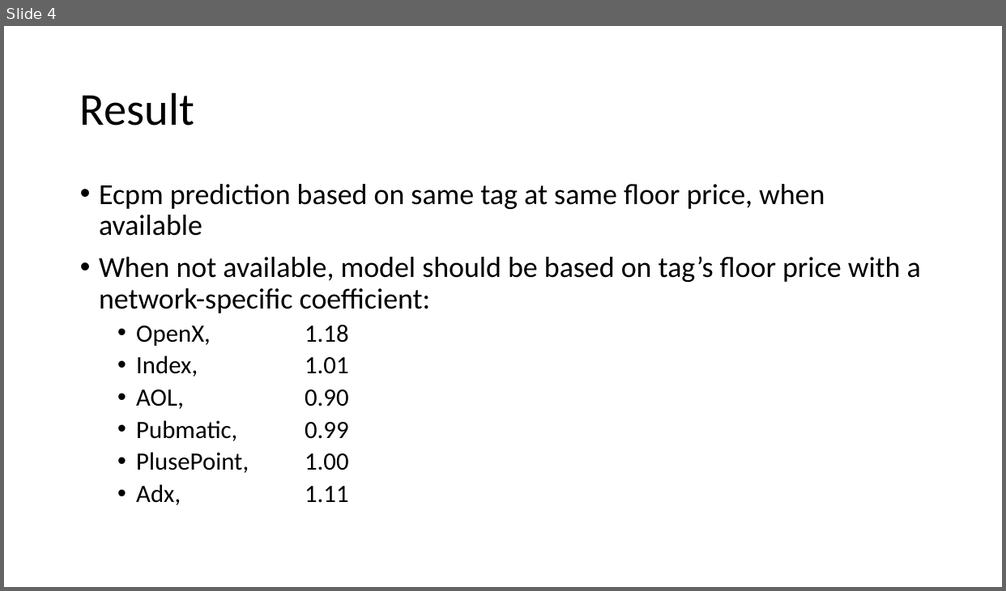
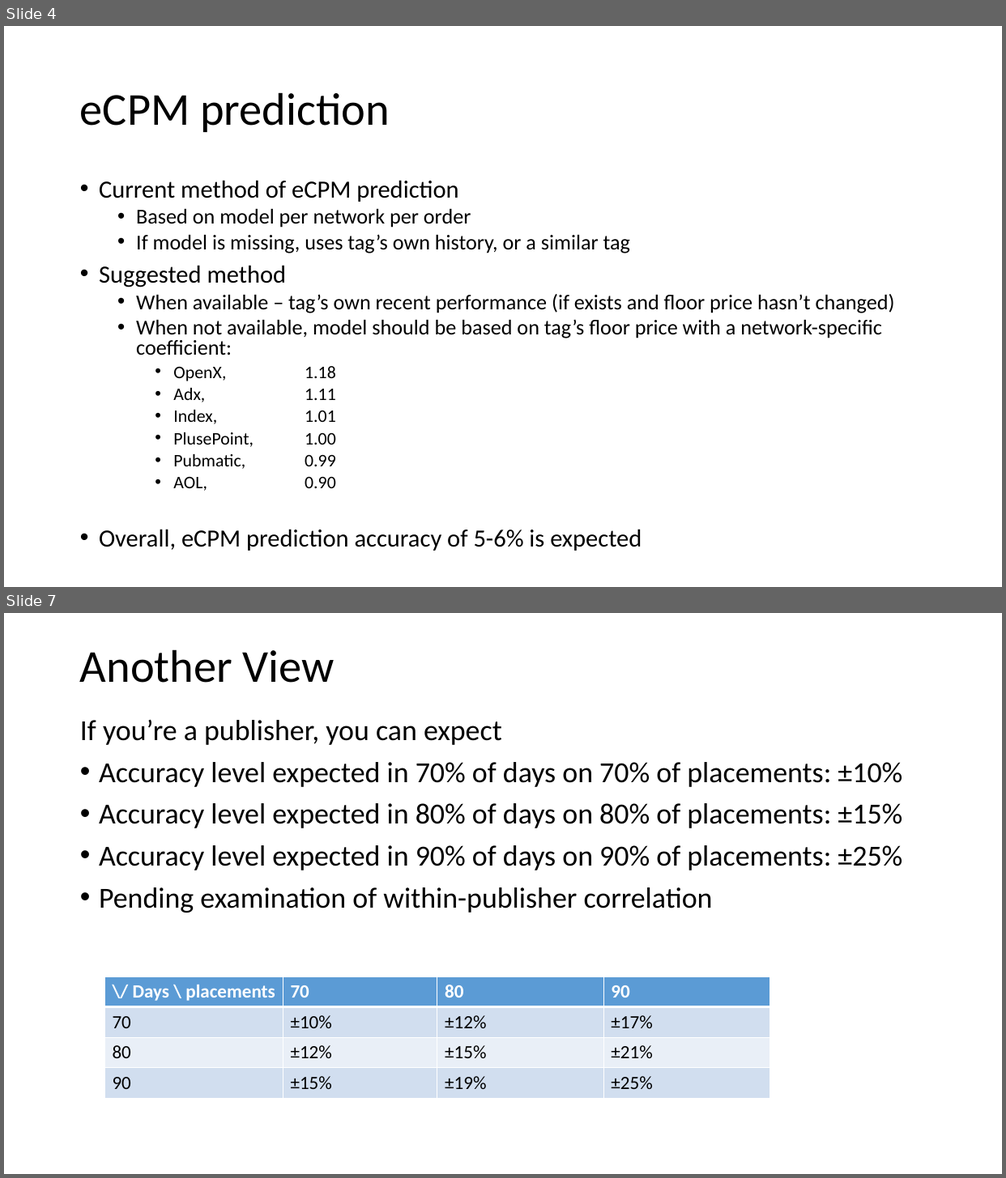
Before and after one commit to shahar-siegman/old_projects, a slide deck: RedShift/PublisherReport/served 1-day prediction using redshift data.pptx. Shown one above the other, each under a label of ours: slide 4 before the commit, slides 4 and 7 after it; the slides between them are not shown. The pictures are 1006x591 and 1006x1178 pixels, drawn with LibreOffice and Linux fonts; fonts in the diff are those of the drawing. Boxes give left, top, right and bottom in pixels: in the first picture for what was removed or moved away, otherwise in the second. Text is boxed around its words. In the diff, an @@ line names an element or a change of style, - is before the commit and + after.

Commit message:
publisher report: models for fill, cpm, and combined
Former-commit-id: b2d527a77d70e30c5354f2aabc211ba99ed11f73

```diff
--- a/RedShift/PublisherReport/served 1-day prediction using redshift data.pptx
+++ b/RedShift/PublisherReport/served 1-day prediction using redshift data.pptx
@@ slide 7 added at bbox=[4, 613, 1002, 1174], background #FFFFFF @@
@@ title added at bbox=[80, 649, 334, 683], 44 pt, text #000000 @@
+Another View
@@ text added at bbox=[80, 719, 902, 913], 28 pt, text #000000 @@
+If you’re a publisher, you can expect
+• Accuracy level expected in 70% of days on 70% of placements: ±10%
+• Accuracy level expected in 80% of days on 80% of placements: ±15%
+• Accuracy level expected in 90% of days on 90% of placements: ±25%
+• Pending examination of within-publisher correlation
@@ table added at bbox=[104, 977, 769, 1098], 4 rows, 4 columns @@
+\/ Days \ placements | 70 | 80 | 90
+70 | ±10% | ±12% | ±17%
+80 | ±12% | ±15% | ±21%
+90 | ±15% | ±19% | ±25%
@@ slide 4 changed as well @@
@@ title at bbox=[80, 92, 390, 132]: text changed @@
-Result
+eCPM prediction
@@ text at bbox=[99, 180, 895, 314]: text changed; size 28 to 20.4 pt @@
-• Ecpm prediction based on same tag at same floor price, when available
+• Current method of eCPM prediction
+  • Based on model per network per order
+  • If model is missing, uses tag’s own history, or a similar tag
+• Suggested method
+  • When available – tag’s own recent performance (if exists and floor price hasn’t changed)
@@ text at bbox=[136, 319, 882, 489]: size 28 to 20.4 pt in "When not available, model should be based ..."; size 24 to 17 pt in "OpenX, 1.18", "Index, 1.01", "AOL, 0.90"; list level 1 to 2 in "When not available, model should ..."; line spacing 0.9 to 0.8; list level 2 to 3 in "OpenX, 1.18"; list level 2 to 3 in "Index, 1.01"; list level 2 to 3 in "AOL, 0.90" @@
@@ text at bbox=[305, 389, 336, 400]: paragraph added @@
+    • Adx, 1.11
@@ text at bbox=[305, 433, 336, 467]: paragraphs added @@
+    • PlusePoint, 1.00
+    • Pubmatic, 0.99
@@ text at bbox=[99, 529, 641, 551]: text changed; size 24 to 23.8 pt @@
-  • Pubmatic, 0.99
-  • PlusePoint, 1.00
-  • Adx, 1.11
+• Overall, eCPM prediction accuracy of 5-6% is expected
```
Also in this commit, not shown: 6 other slides changed, 5 other slides added, 1 slide removed, 9 other files.
